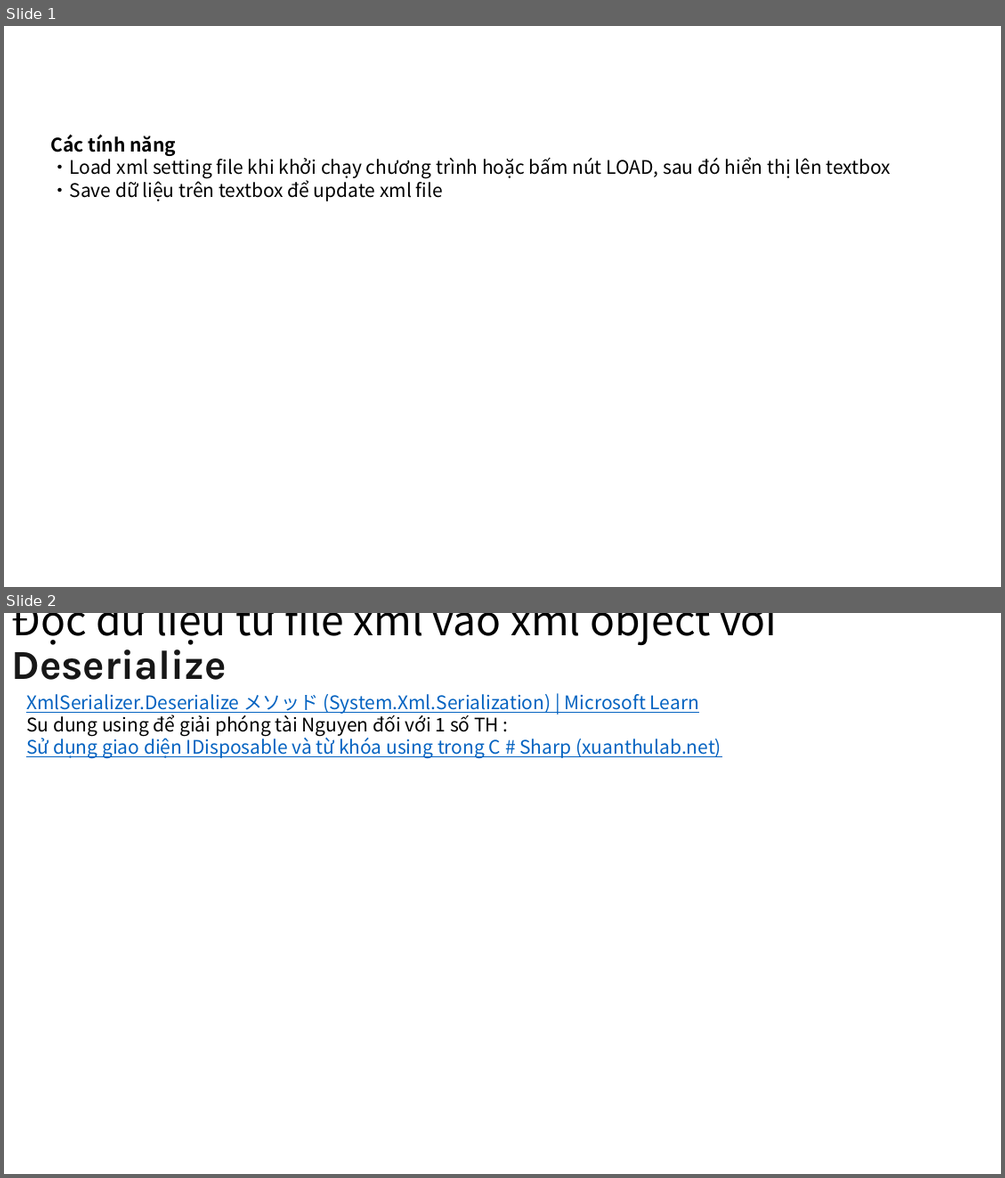
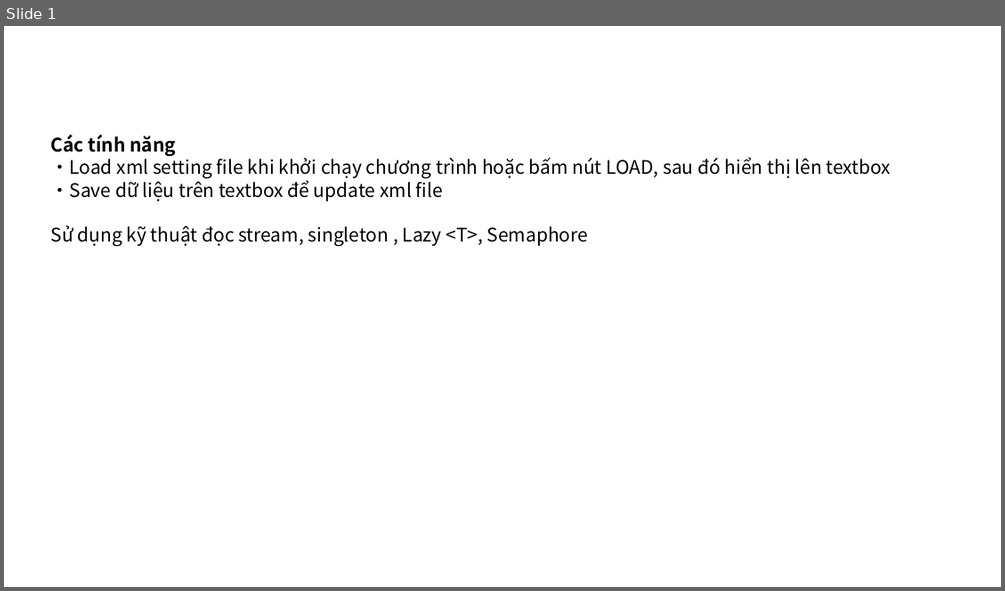
Before and after one commit to cuonghv2010/Csharp, a slide deck: basic/xmlSettingFile_Singleton_Semaphore/readme.pptx. Shown one above the other, each under a label of ours: slides 1 and 2 before the commit, slide 1 after it. The pictures are 1005x1178 and 1005x591 pixels, drawn with LibreOffice and Linux fonts; fonts in the diff are those of the drawing. Boxes give left, top, right and bottom in pixels: in the first picture for what was removed or moved away, otherwise in the second. Text is boxed around its words. In the diff, an @@ line names an element or a change of style, - is before the commit and + after.

Commit message:
Implement semaphore for load and save xml setting file

```diff
--- a/basic/xmlSettingFile_Singleton_Semaphore/readme.pptx
+++ b/basic/xmlSettingFile_Singleton_Semaphore/readme.pptx
@@ slide 2 removed at box(4, 613, 1001, 1174), background #FFFFFF @@
@@ title removed at box(11, 613, 777, 680) @@
-Đọc dữ liệu từ file xml vào xml object với Deserialize
@@ text removed at box(26, 694, 721, 758) @@
-XmlSerializer.Deserialize メソッド (System.Xml.Serialization) | Microsoft Learn
-Su dung using để giải phóng tài Nguyen đối với 1 số TH :
-Sử dụng giao diện IDisposable và từ khóa using trong C # Sharp (xuanthulab.net)
@@ slide 1 changed as well @@
@@ text at box(51, 225, 588, 246): paragraph added @@
+Sử dụng kỹ thuật đọc stream, singleton , Lazy <T>, Semaphore
```
Also in this commit, not shown: 1 slide added, 20 other files.
